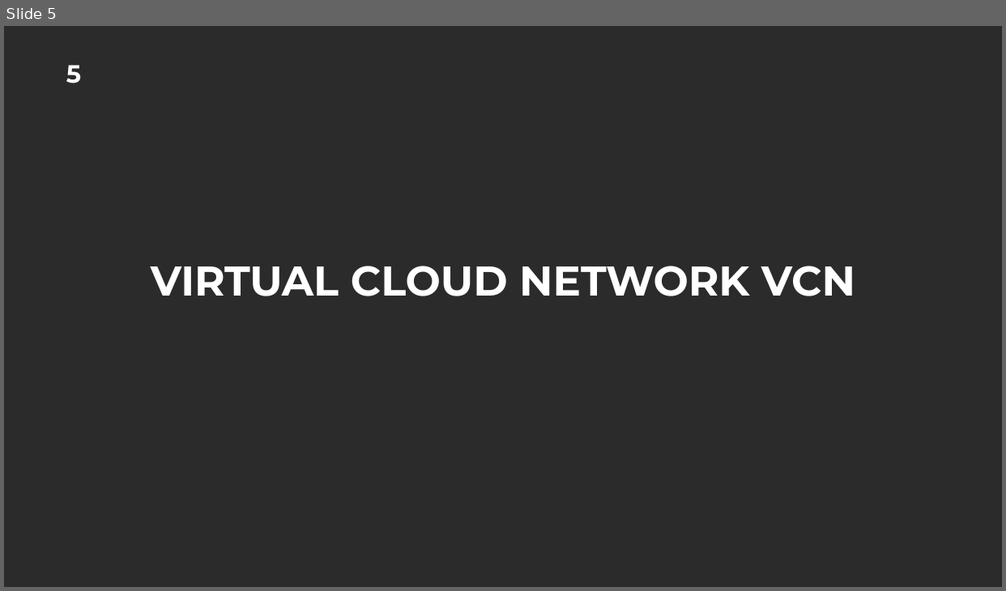
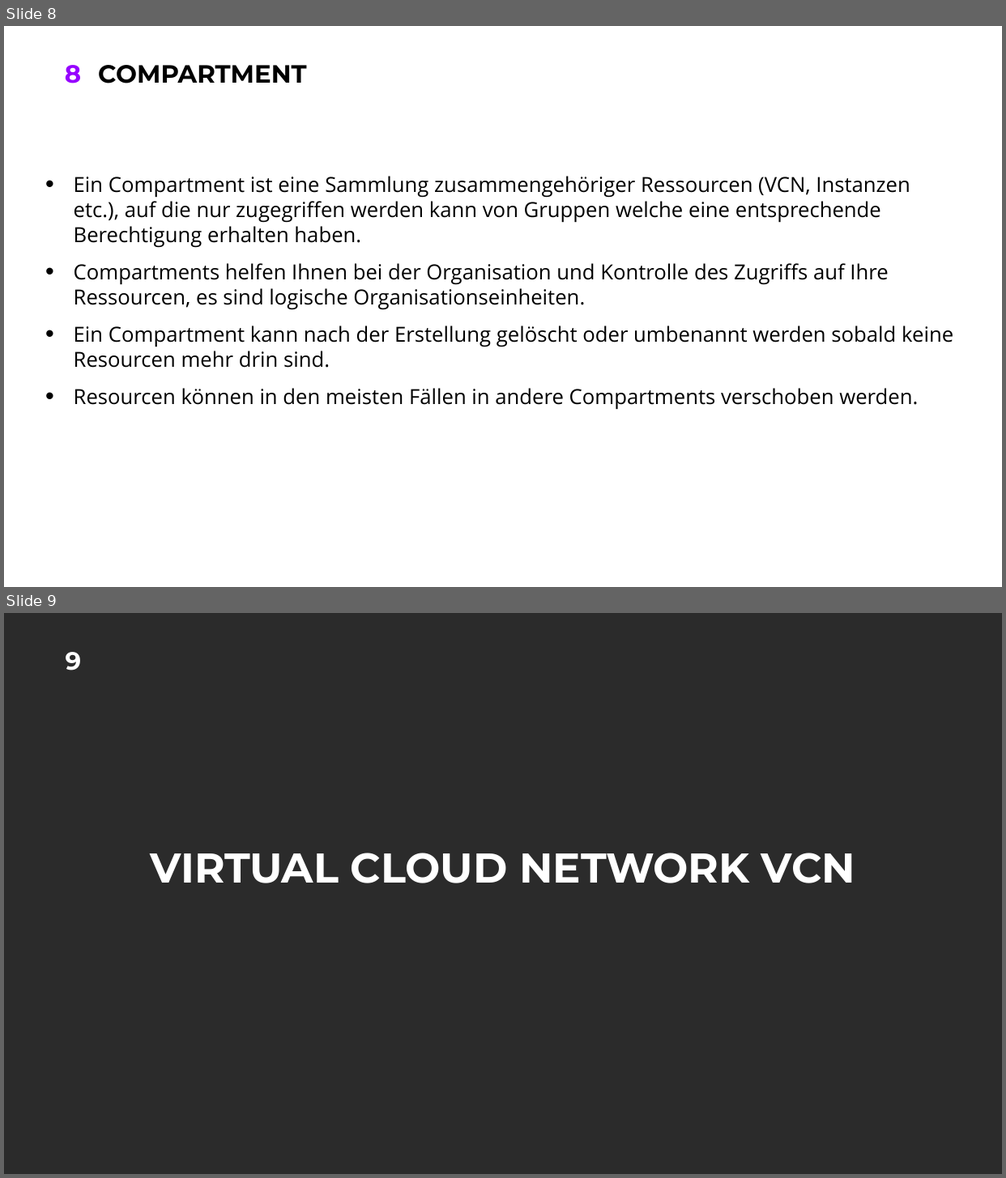
Before and after one commit to oehrlis/doag2022, a slide deck: ppt/02_OCI-Walkthrough.pptx. Shown one above the other, each under a label of ours: slide 5 before the commit, slides 8 and 9 after it. The pictures are 1006x591 and 1006x1178 pixels, drawn with LibreOffice and Linux fonts; fonts in the diff are those of the drawing; background and template pictures are left out; a plain dark background stands for a picture behind light text. Boxes give left, top, right and bottom in pixels: in the first picture for what was removed or moved away, otherwise in the second. Text is boxed around its words. In the diff, an @@ line names an element or a change of style, - is before the commit and + after.

```diff
--- a/ppt/02_OCI-Walkthrough.pptx
+++ b/ppt/02_OCI-Walkthrough.pptx
@@ slide 8 added at bbox=[4, 26, 1002, 587], background #FFFFFF; not listed: 1 template element that a slide beside it also shows @@
@@ title added at bbox=[98, 65, 307, 84], 24 pt, text #000000, bold @@
+COMPARTMENT
@@ text added at bbox=[74, 176, 953, 410], 20 pt, text #000000 @@
+• Ein Compartment ist eine Sammlung zusammengehöriger Ressourcen (VCN, Instanzen etc.), auf die nur zugegriffen werden kann von Gruppen welche eine entsprechende Berechtigung erhalten haben.
+• Compartments helfen Ihnen bei der Organisation und Kontrolle des Zugriffs auf Ihre Ressourcen, es sind logische Organisationseinheiten.
+• Ein Compartment kann nach der Erstellung gelöscht oder umbenannt werden sobald keine Resourcen mehr drin sind.
+• Resourcen können in den meisten Fällen in andere Compartments verschoben werden.
@@ what was slide 5 is now slide 9 @@
@@ page number at bbox=[66, 652, 82, 671]: text changed @@
-5
+9
```
Also in this commit, not shown: 14 other slides added.
